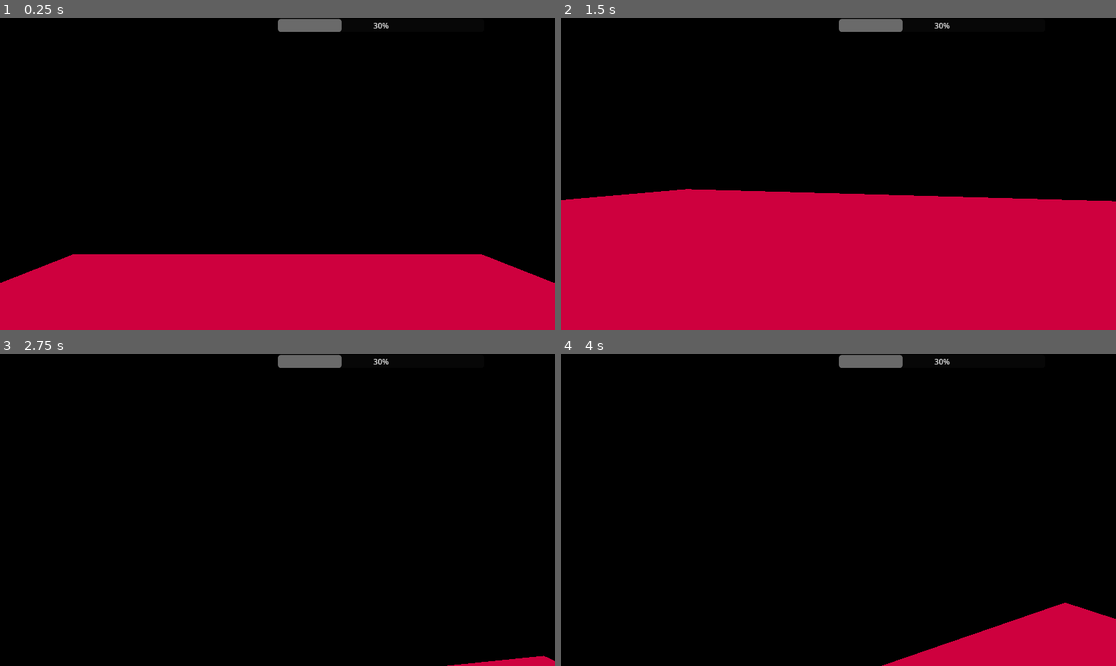
Above: before the commit, frames 1-4 (two rows, left to right).
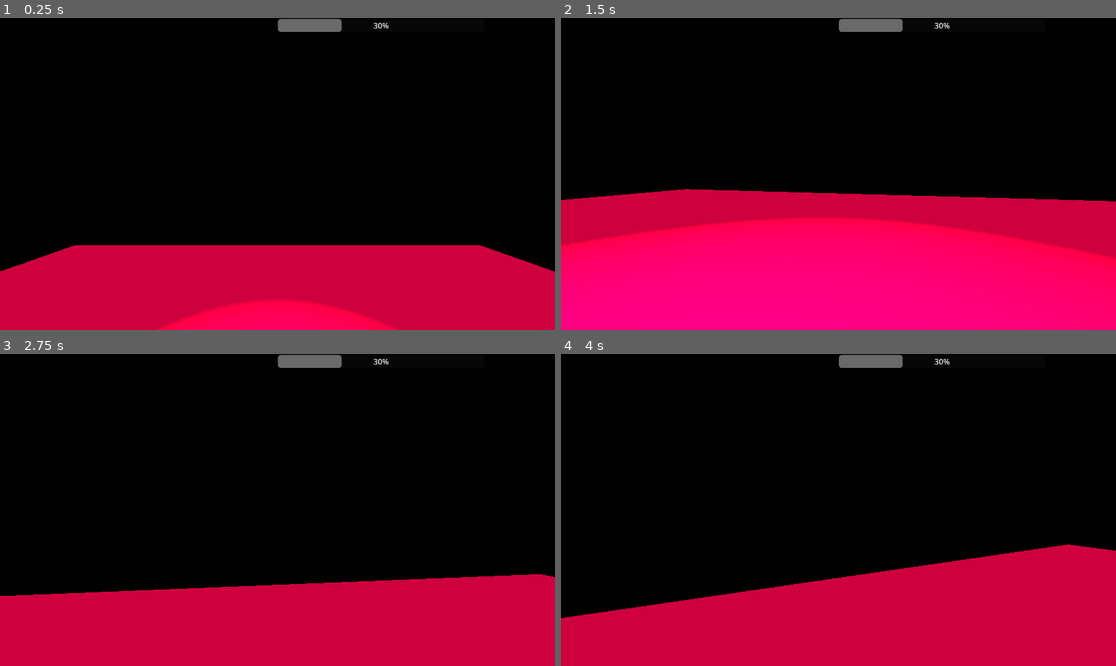
Above: after the commit, the same moments.

Repository: zalt00/SlipFeetpics
Game: Godot game, scene res://scenes/terrain_test.tscn
Same seed, same stepped clock (60 frames per second), same inputs: the game is played once before the commit and once after it. The project has no main scene, so this scene is started directly.
Inputs (mouse positions are in pixels of both pictures, inside the frame that each line leads up to):
- Up to frame 1 (0.25 s): no input
- Up to frame 2 (1.5 s): tap Enter (ui_accept) at 0.5, 0.6, 0.77, 1.07 s; move the mouse to (866, 174) at 0.52 s; hold W (avant) from 0.53 s (still down); move the mouse to (810, 174) at 1.27 s; tap S (arrière) at 1.35 s
- Up to frame 3 (2.75 s): keep holding W (avant); tap Enter (ui_accept) at 1.52, 1.55, 1.82, 2.3 s; move the mouse to (288, 503) at 2.02 s; click (288, 503) at 2.1 s
- Up to frame 4 (4 s): keep holding W (avant); move the mouse to (832, 516) at 2.77 s; tap Z at 2.85 s; tap Enter (ui_accept) at 3.02, 3.05, 3.32, 3.77, 3.8 s; move the mouse to (877, 513) at 3.52 s; tap E at 3.6 s

The runs differ from the first frame. In frame 1, 5.7% of the frame differs, in the area x 0-100%, y 72-100%; in frame 2, 32%, in the area x 0-100%, y 54-100%; in frame 3, 26%; in frame 4, 23%.

Commit message:
light detection

Diff:
--- a/scenes/terrain_test.tscn
+++ b/scenes/terrain_test.tscn
@@ -53,5 +53,6 @@
 environment = SubResource("Environment_ip71w")
 
 [node name="SpotLight3D" type="SpotLight3D" parent="."]
-transform = Transform3D(1, 0, 0, 0, 0.186301, 0.982493, 0, -0.982493, 0.186301, 0, 2.65056, 0)
+transform = Transform3D(1, 0, 0, 0, 0.186301, 0.982493, 0, -0.982493, 0.186301, 0, 6.1136, 0)
 light_energy = 10.057
+spot_range = 758.608
--- a/scripts/player.gd
+++ b/scripts/player.gd
@@ -3,6 +3,8 @@
 var sensitivity: float = 0.25
 const SPEED = 3.0
 const JUMP_VELOCITY = 7.0
+
+const MAX_SPEED = 15.0
 
 # Get the gravity from the project settings to be synced with RigidBody nodes.
 var gravity = ProjectSettings.get_setting("physics/3d/default_gravity")
@@ -30,11 +32,11 @@
 	if not is_on_floor():
 		var multiplier = 1.0 if velocity.y > 0 else 1.8
 
-		velocity.y -= gravity * delta * multiplier * (1.0 - illum_level) * 0.4
+		velocity.y -= gravity * delta * multiplier # * (1.0 - illum_level) * 1.6
 
 	# Handle jump.
 	if Input.is_action_just_pressed("ui_accept") and dt < 0.1:
-		velocity.y = JUMP_VELOCITY
+		velocity.y = JUMP_VELOCITY * (illum_level + 0.6)
 		dt = 0.0
 
 	# Get the input direction and handle the movement/deceleration.
@@ -50,6 +52,10 @@
 		if is_on_floor():
 			velocity.x = move_toward(velocity.x, 0, ACCEL * delta * abs(norm.x))
 			velocity.z = move_toward(velocity.z, 0, ACCEL * delta * abs(norm.z))
+
+	var speed = velocity.length()
+	if speed > MAX_SPEED:
+		velocity = velocity / MAX_SPEED * 8
 
 func _physics_process(delta):
 	if is_on_floor():
